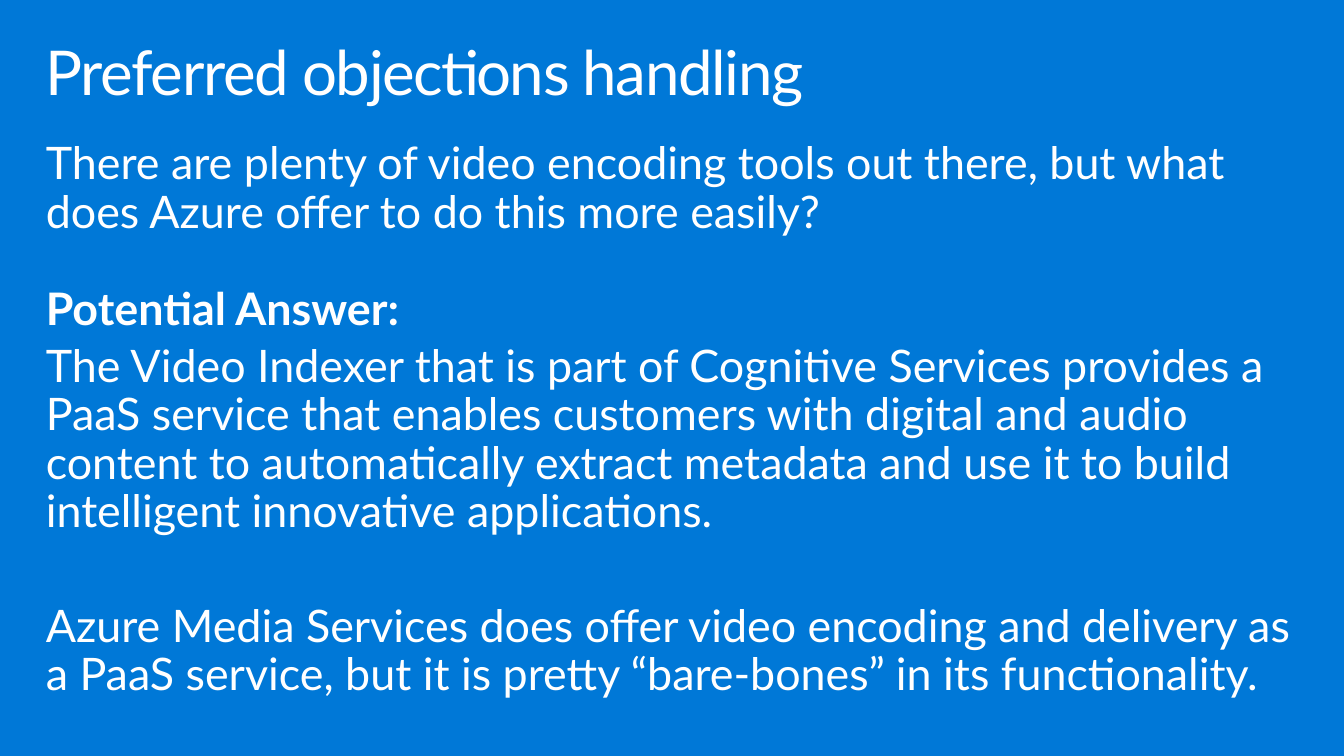
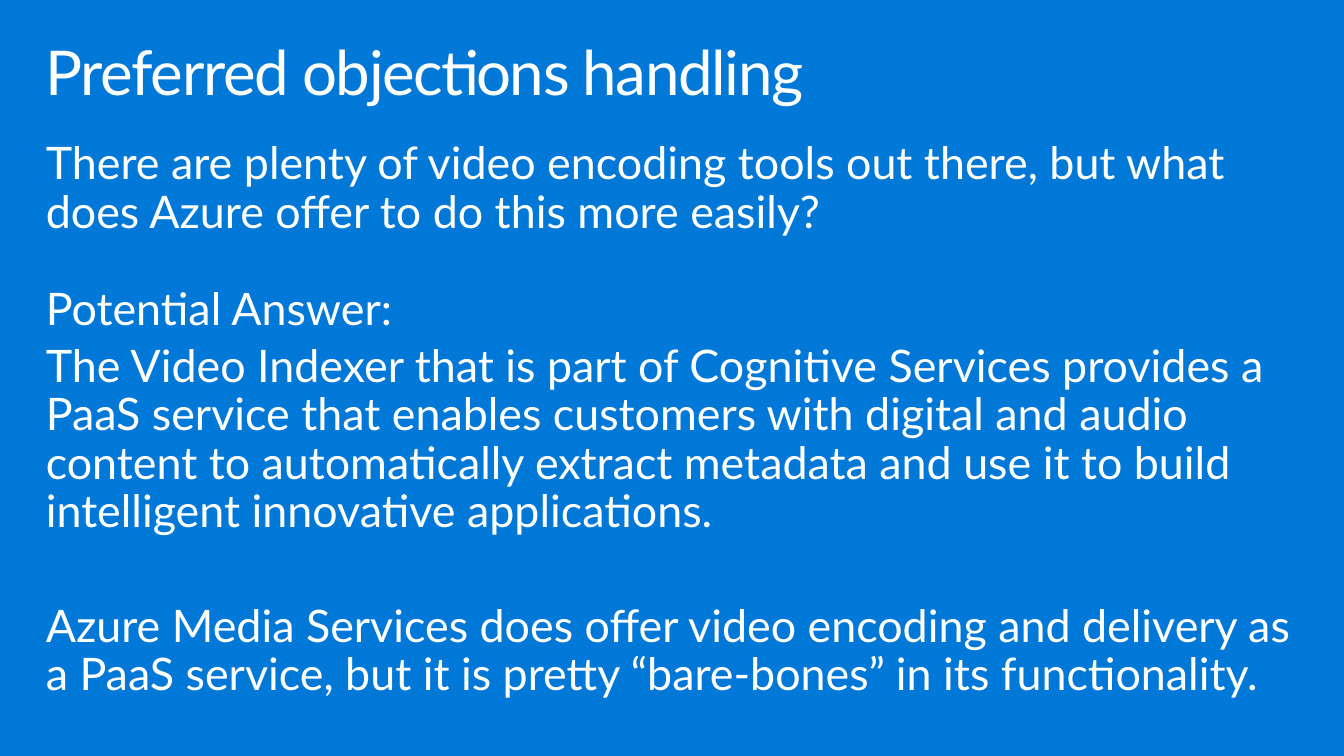
Before and after one commit to tebe372/MCW-Media-AI, a slide deck: slide 23 of WDS/Whiteboard design session trainer presentation - Media AI.pptx. Drawn at 1344x756 pixels with LibreOffice and Linux fonts; fonts in the diff are those of the drawing. Boxes give left, top, right and bottom in pixels: in the first picture for what was removed or moved away, otherwise in the second. Text is boxed around its words. In the diff, an @@ line names an element or a change of style, - is before the commit and + after.

```diff
--- a/WDS/Whiteboard design session trainer presentation - Media AI.pptx
+++ b/WDS/Whiteboard design session trainer presentation - Media AI.pptx
@@ text at [46,146,1224,326]: bold off in "Potential Answer:" @@
```
Also in this commit, not shown: 15 other slides changed, 2 other files.
